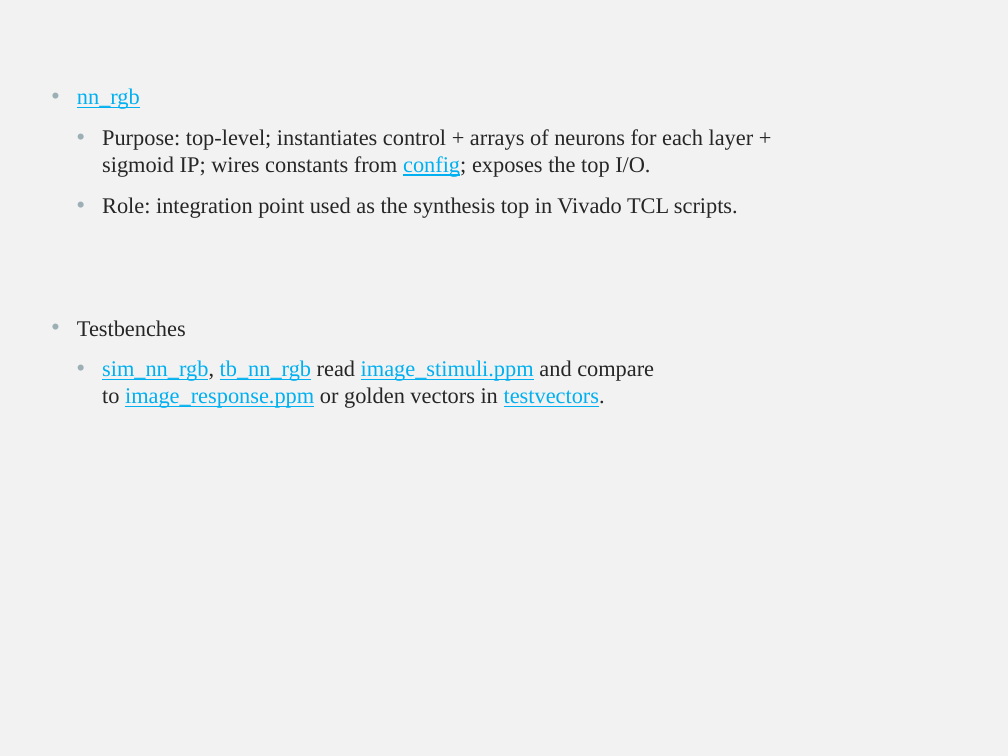
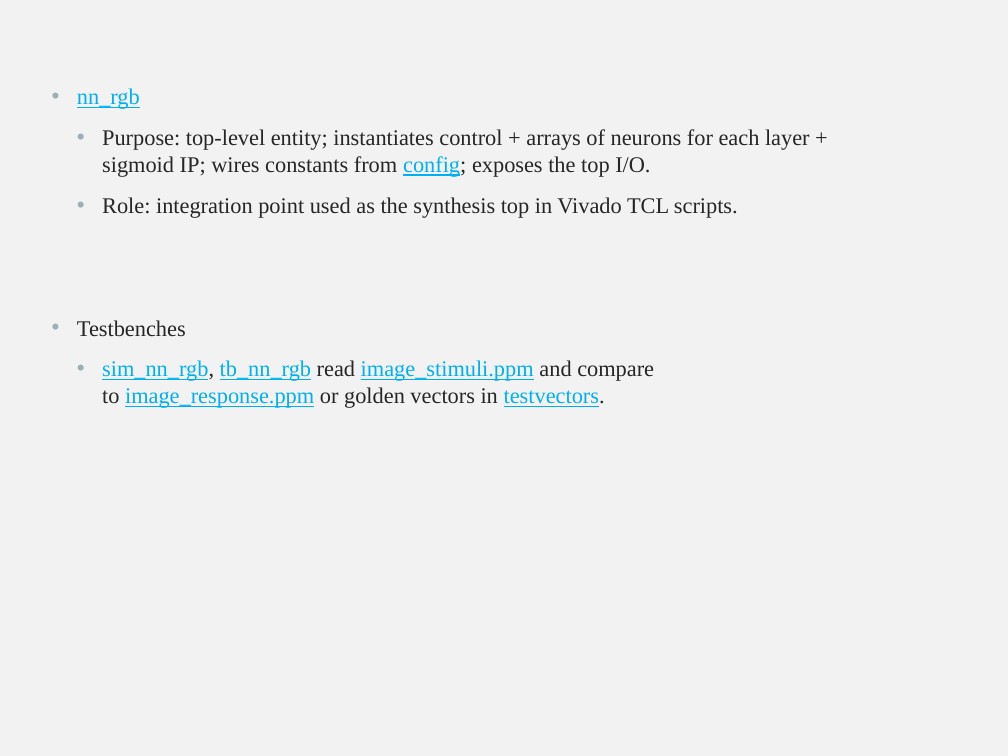
Before and after one commit to kojos03/FPGA_generate---Copy, a slide deck: slide 27 of docs/thesis/Presentation/VHDL implementation of neural network for Wildfire Detection.pptx. Drawn at 1008x756 pixels with LibreOffice and Linux fonts; fonts in the diff are those of the drawing. Boxes give left, top, right and bottom in pixels: in the first picture for what was removed or moved away, otherwise in the second. Text is boxed around its words. In the diff, an @@ line names an element or a change of style, - is before the commit and + after.

```diff
--- a/docs/thesis/Presentation/VHDL implementation of neural network for Wildfire Detection.pptx
+++ b/docs/thesis/Presentation/VHDL implementation of neural network for Wildfire Detection.pptx
@@ text at (102, 129, 810, 177): text changed @@
-  • Purpose: top-level; instantiates control + arrays of neurons for each layer + sigmoid IP; wires constants from config; exposes the top I/O.
+  • Purpose: top-level entity; instantiates control + arrays of neurons for each layer + sigmoid IP; wires constants from config; exposes the top I/O.
```
Also in this commit, not shown: 7 other slides changed, 1 other file.
